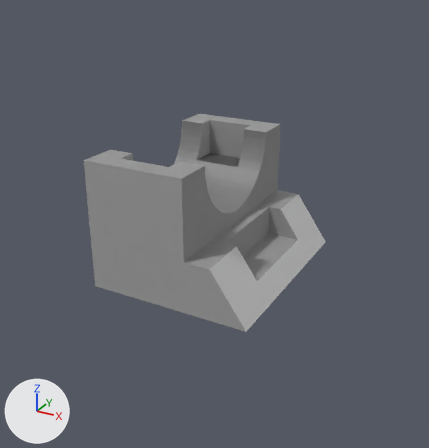
A saved change to the glTF model Q1c.gltf.
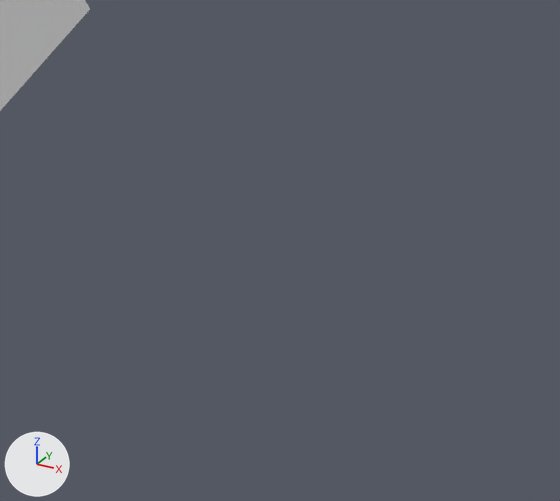
The first picture shows the older version from a 50 mm lens placed at (10.56, -19.21, 11.28), pointed at (2.26, -4.11, 3.74). The close-ups show both versions on the part from 72% to 98% of the width and 54% to 76% of the height of that picture; other places that the commit changed are outside them. Lighting does not change. The marker at lower left points along +X, +Y and +Z. Where no turn or scale is listed for an object, it has been applied to the vertices.

Objects in the first close-up: 'Q1c'.
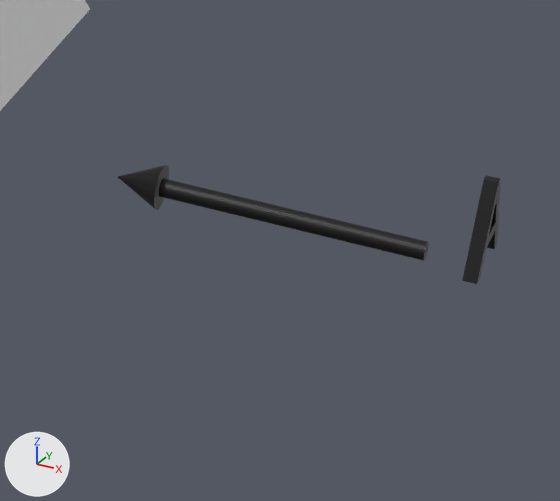
Boxes (x1, y1, x2, y2) around the edits, measured in the close-ups (560 x 501 px):
'Cone', added (black): after (118, 165, 429, 261)
'A', added (black): after (462, 175, 500, 284)

Patch to the scene script:
```diff
--- a/Q1c.gltf.py
+++ b/Q1c.gltf.py
@@ mat_material_007 @@
+mat_material_007 = principled_material('Material.007')
+mat_material_007.base_color = (0.0, 0.0, 0.0)  # black #000000
@@ mat_material_008 @@
+mat_material_008 = principled_material('Material.008')
+mat_material_008.base_color = (0.0, 0.0, 0.0)  # black #000000
@@ me_cone @@
+me_cone.from_pydata(...)  # 97 vertices, 186 faces; spans x -0.17..2.14, y -0.17..0.17, z -0.17..0.17
+me_cone.materials.append(mat_material_007)  # black #000000
@@ me_text @@
+me_text.from_pydata(...)  # 22 vertices, 44 faces; spans x 0.0..0.103, y 0.0..0.667, z 0.0..0.686
+me_text.materials.append(mat_material_008)  # black #000000
@@ ob_cone @@
+ob_cone = bpy.data.objects.new('Cone', me_cone)
+ob_cone.location = (5.162, -0.13, 0.682)
@@ ob_a @@
+ob_a = bpy.data.objects.new('A', me_text)
+ob_a.location = (7.572, -0.114, 0.507)
```
